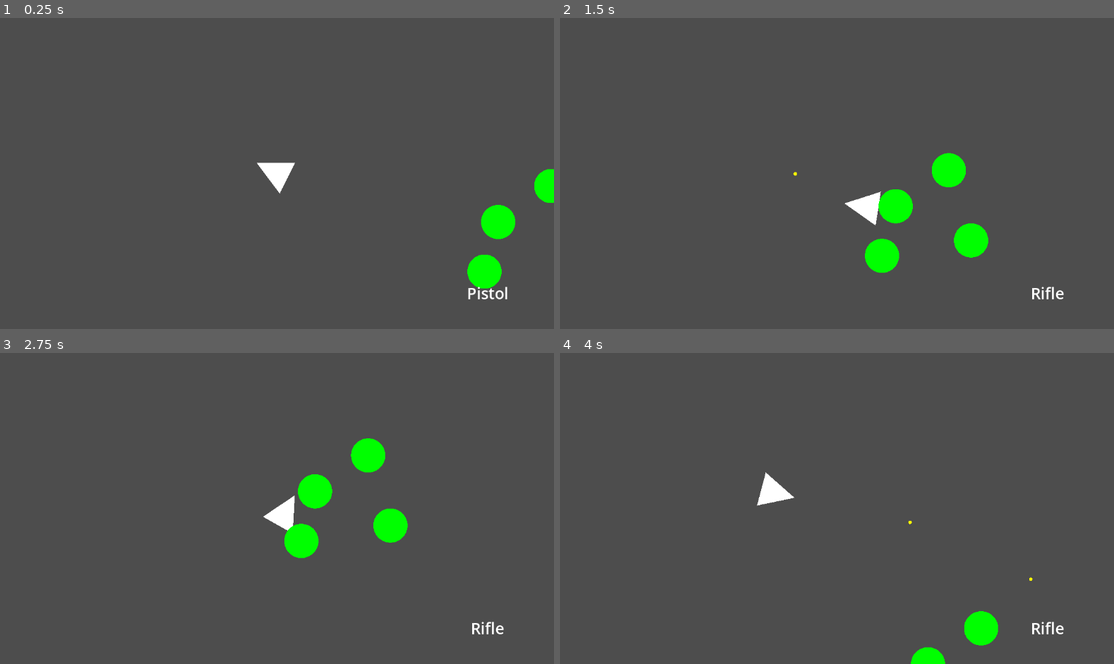
Above: before the commit, frames 1-4 (two rows, left to right).
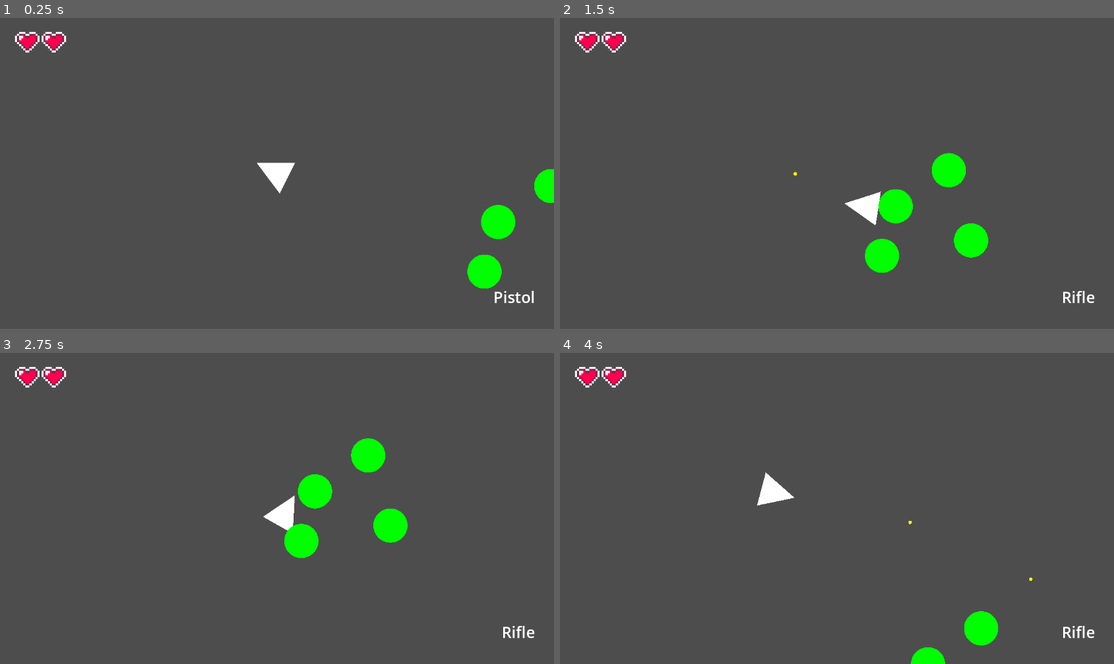
Above: after the commit, the same moments.

Repository: BG12-IT-Gruppenarbeit/Godot-Projekt-
Game: Godot game, scene res://world.tscn
Same seed, same stepped clock (60 frames per second), same inputs: the game is played once before the commit and once after it.
Inputs (mouse positions are in pixels of both pictures, inside the frame that each line leads up to):
- Up to frame 1 (0.25 s): no input
- Up to frame 2 (1.5 s): tap Enter at 0.5 s; move the mouse to (958, 154) at 0.52 s; hold Right (ui_right) 0.53-1.28 s; tap Q (weapon_swap) at 0.6 s; move the mouse to (720, 185) at 1.27 s; hold Down (ui_down) from 1.28 s (still down); click (720, 185) at 1.35 s
- Up to frame 3 (2.75 s): tap Q (weapon_swap) at 1.55, 2.1 s; move the mouse to (326, 436) at 2.02 s; release Down (ui_down) at 2.03 s; hold Right (ui_right) from 2.03 s (still down)
- Up to frame 4 (4 s): move the mouse to (803, 567) at 2.77 s; release Right (ui_right) at 2.78 s; hold Up (ui_up) 2.78-3.53 s; tap Q (weapon_swap) at 2.85, 3.8 s; move the mouse to (1003, 552) at 3.52 s; press the mouse at (1003, 552) at 3.53 s; hold Left (ui_left) from 3.53 s (still down)

The runs differ from the first frame. In frame 1, 0.7% of the frame differs, in the area x 2-97%, y 4-92%; in frame 2, 0.7%; in frame 3, 0.7%; in frame 4, 0.7%.

Commit message:
healthbar_test

Diff:
--- a/Projektarbeit_framework/player.gd
+++ b/Projektarbeit_framework/player.gd
@@ -48,5 +48,5 @@
 
 func equip_weapon(index : String):
 	weapon = wpn.wpn_paths[index]
-	$CanvasLayer/Label.text = wpn.wpn_paths[index].name
+	$Player_hud/Label.text = wpn.wpn_paths[index].name
 	pass
--- a/Projektarbeit_framework/player.tscn
+++ b/Projektarbeit_framework/player.tscn
@@ -1,13 +1,11 @@
 [gd_scene load_steps=5 format=3 uid="uid://53j6fe2nqk2l"]
 
 [ext_resource type="Script" path="res://player.gd" id="1_uf23x"]
+[ext_resource type="PackedScene" uid="uid://cbfftk0w50y2w" path="res://player_hud.tscn" id="2_51602"]
 
 [sub_resource type="CircleShape2D" id="CircleShape2D_hroue"]
 
 [sub_resource type="PrismMesh" id="PrismMesh_l70wv"]
-
-[sub_resource type="LabelSettings" id="LabelSettings_f6ocv"]
-font_size = 32
 
 [node name="Player" type="CharacterBody2D" groups=["Player"]]
 script = ExtResource("1_uf23x")
@@ -37,21 +35,4 @@
 [node name="Shoot_timer" type="Timer" parent="."]
 one_shot = true
 
-[node name="CanvasLayer" type="CanvasLayer" parent="."]
-
-[node name="Label" type="Label" parent="CanvasLayer"]
-anchors_preset = 3
-anchor_left = 1.0
-anchor_top = 1.0
-anchor_right = 1.0
-anchor_bottom = 1.0
-offset_left = -219.0
-offset_top = -98.0
-offset_right = -52.0
-offset_bottom = -49.0
-grow_horizontal = 0
-grow_vertical = 0
-text = "test"
-label_settings = SubResource("LabelSettings_f6ocv")
-horizontal_alignment = 1
-vertical_alignment = 1
+[node name="Player_hud" parent="." instance=ExtResource("2_51602")]
--- a/Projektarbeit_framework/player_hud.tscn
+++ b/Projektarbeit_framework/player_hud.tscn
@@ -1,25 +1,46 @@
-[gd_scene load_steps=2 format=3 uid="uid://cbfftk0w50y2w"]
+[gd_scene load_steps=4 format=3 uid="uid://cbfftk0w50y2w"]
 
-[sub_resource type="LabelSettings" id="LabelSettings_5l41a"]
-font_size = 64
+[ext_resource type="Texture2D" uid="uid://clgatlfxjh3ln" path="res://sprites/basic life bars a icons .png" id="1_flko3"]
 
-[node name="Player_hud" type="Control"]
-layout_mode = 3
-anchors_preset = 15
+[sub_resource type="LabelSettings" id="LabelSettings_004te"]
+font_size = 32
+
+[sub_resource type="AtlasTexture" id="AtlasTexture_1f7aa"]
+atlas = ExtResource("1_flko3")
+region = Rect2(2, 4, 12, 10)
+
+[node name="Playerhud" type="CanvasLayer"]
+
+[node name="Label" type="Label" parent="."]
+anchors_preset = 3
+anchor_left = 1.0
+anchor_top = 1.0
 anchor_right = 1.0
 anchor_bottom = 1.0
-grow_horizontal = 2
-grow_vertical = 2
+offset_left = -98.0
+offset_top = -88.0
+offset_right = -39.0
+offset_bottom = -43.0
+grow_horizontal = 0
+grow_vertical = 0
+text = "test
+"
+label_settings = SubResource("LabelSettings_004te")
 
-[node name="CanvasLayer" type="CanvasLayer" parent="."]
-follow_viewport_enabled = true
+[node name="Healthbar" type="HBoxContainer" parent="."]
+offset_left = 51.0
+offset_top = 40.0
+offset_right = 155.0
+offset_bottom = 82.0
 
-[node name="Label" type="Label" parent="CanvasLayer"]
-offset_left = 800.0
-offset_top = 496.0
-offset_right = 1095.0
-offset_bottom = 584.0
-text = "test"
-label_settings = SubResource("LabelSettings_5l41a")
-horizontal_alignment = 1
-vertical_alignment = 1
+[node name="TextureRect" type="TextureRect" parent="Healthbar"]
+texture_filter = 1
+layout_mode = 2
+texture = SubResource("AtlasTexture_1f7aa")
+expand_mode = 3
+
+[node name="TextureRect2" type="TextureRect" parent="Healthbar"]
+texture_filter = 1
+layout_mode = 2
+texture = SubResource("AtlasTexture_1f7aa")
+expand_mode = 3
Not shown, added: Projektarbeit_framework/credit.txt
Binary file added: Projektarbeit_framework/sprites/basic life bars a icons .png
Not shown, added: Projektarbeit_framework/sprites/basic life bars a icons .png.import
